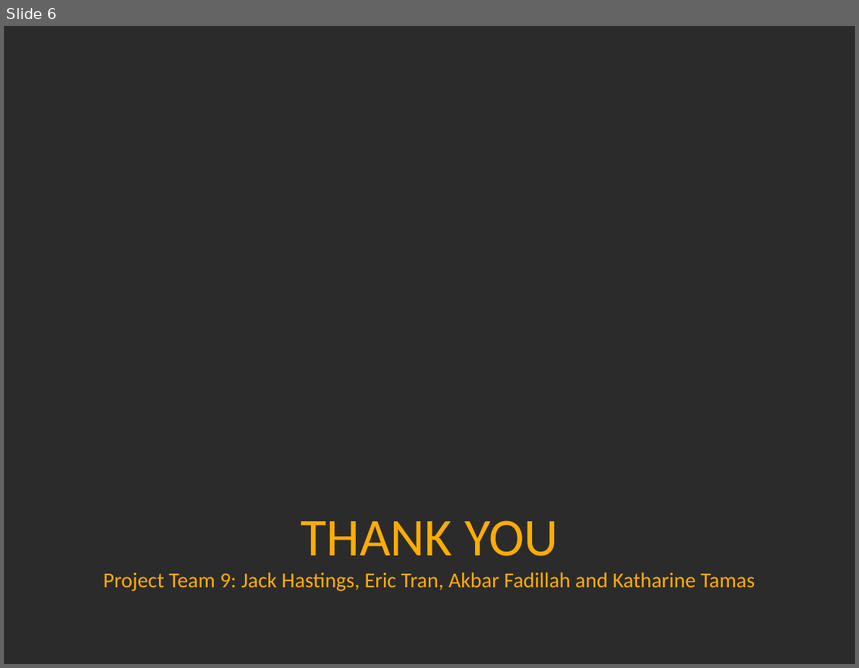
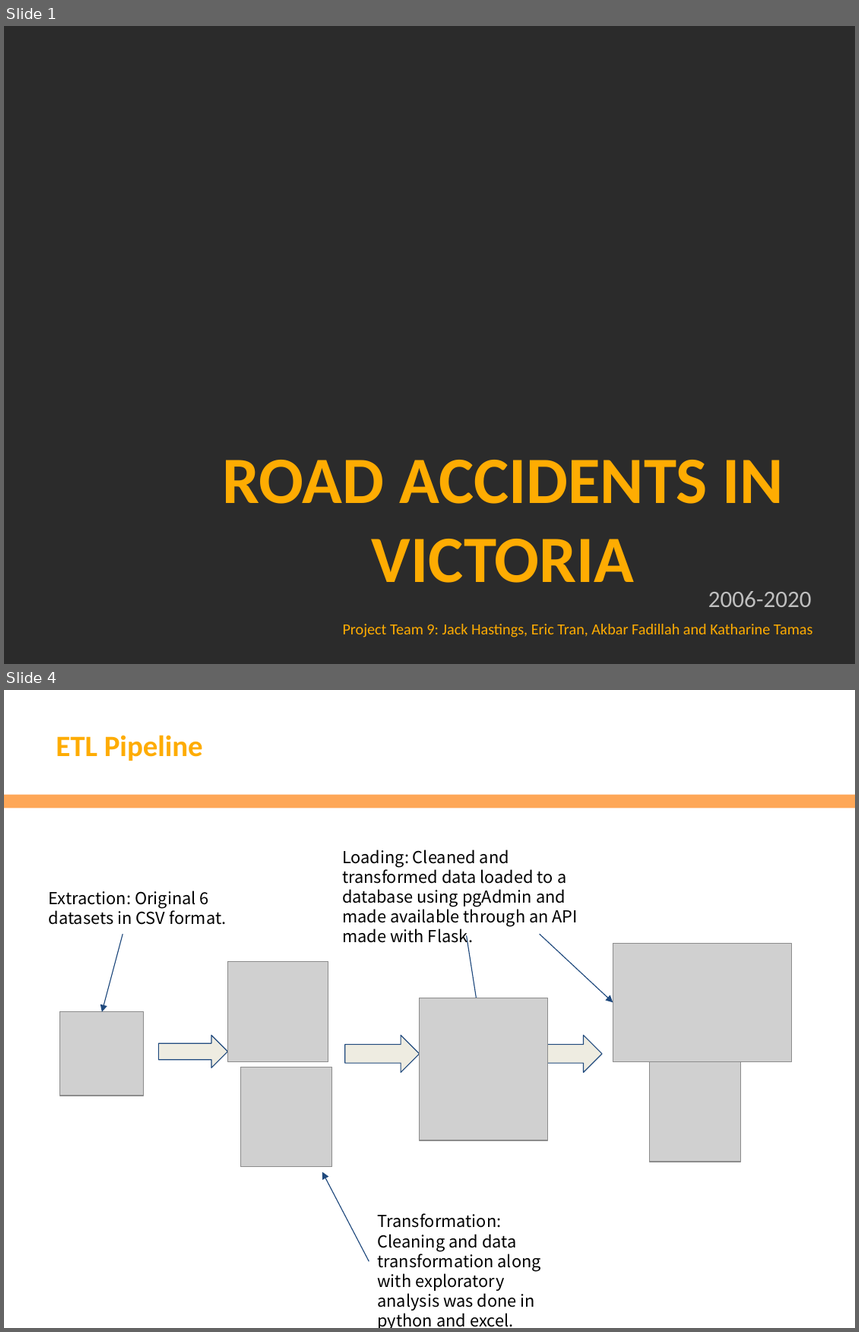
Before and after one commit to EricTran99/group-project-3, a slide deck: Presentation/Victoria Car Accident - Group 9 Project 3 Presentation.pptx. Shown one above the other, each under a label of ours: slide 6 before the commit, slides 1 and 4 after it; the slides between them are not shown. The pictures are 859x668 and 859x1332 pixels, drawn with LibreOffice and Linux fonts; fonts in the diff are those of the drawing; grey boxes stand for pictures; background and template pictures are left out; a plain dark background stands for a picture behind light text. Boxes give left, top, right and bottom in pixels: in the first picture for what was removed or moved away, otherwise in the second. Text is boxed around its words. In the diff, an @@ line names an element or a change of style, - is before the commit and + after.

```diff
--- a/Presentation/Victoria Car Accident - Group 9 Project 3 Presentation.pptx
+++ b/Presentation/Victoria Car Accident - Group 9 Project 3 Presentation.pptx
@@ slide 4 added at (x1=4, y1=690, x2=855, y2=1328), background #FFFFFF @@
@@ title added at (x1=56, y1=735, x2=203, y2=761), 25 pt, text #FEAC02, bold @@
+ETL Pipeline
@@ rectangle added at (x1=4, y1=795, x2=855, y2=809), fill #FEA757 @@
@@ text added at (x1=342, y1=850, x2=578, y2=947), 14 pt, text #000000 @@
+Loading: Cleaned and transformed data loaded to a database using pgAdmin and made available through an API made with Flask.
@@ text added at (x1=49, y1=891, x2=226, y2=925), 14 pt, text #000000 @@
+Extraction: Original 6 datasets in CSV format.
@@ arrow added from (123, 934) to (102, 1011), #1F497D 0.75 pt @@
@@ arrow added from (466, 936) to (478, 1011), #1F497D 0.75 pt @@
@@ arrow added from (539, 934) to (614, 1002), #1F497D 0.75 pt @@
@@ picture added at (x1=228, y1=961, x2=329, y2=1062) @@
@@ picture added at (x1=614, y1=943, x2=792, y2=1062) @@
@@ picture added at (x1=420, y1=998, x2=548, y2=1141) @@
@@ picture added at (x1=60, y1=1011, x2=144, y2=1095) @@
@@ right arrow added at (x1=159, y1=1036, x2=228, y2=1068), fill #EEECE1, outline #1F497D 0.75 pt @@
@@ right arrow added at (x1=345, y1=1036, x2=420, y2=1073), fill #EEECE1, outline #1F497D 0.75 pt @@
@@ right arrow added at (x1=533, y1=1036, x2=601, y2=1073), fill #EEECE1, outline #1F497D 0.75 pt @@
@@ picture added at (x1=240, y1=1067, x2=332, y2=1167) @@
@@ picture added at (x1=649, y1=1062, x2=740, y2=1161) @@
@@ arrow added from (369, 1262) to (322, 1173), #1F497D 0.75 pt @@
@@ text added at (x1=377, y1=1214, x2=541, y2=1328), 14 pt, text #000000 @@
+Transformation: Cleaning and data transformation along with exploratory analysis was done in python and excel.
@@ what was slide 6 is now slide 1 @@
@@ slide 1 changed as well @@
@@ title added at (x1=222, y1=460, x2=785, y2=583), 56 pt, text #FEAC02, bold @@
+ROAD ACCIDENTS IN VICTORIA
@@ text added at (x1=709, y1=591, x2=812, y2=607), 20 pt, text #BFBFBF @@
+2006-2020
@@ text "Project Team 9: Jack Hastings, ..." at (x1=343, y1=624, x2=813, y2=638): vertical alignment middle to top @@
@@ text at (x1=343, y1=624, x2=813, y2=638): text changed; size 18 to 13 pt @@
-THANK YOU
-Project Team 9: Jack Hastings, Eric Tran, Akbar Fadillah and Katharine Tamas
+Project Team 9: Jack Hastings, Eric Tran, Akbar Fadillah and Katharine Tamas
```
Also in this commit, not shown: 5 other slides added, 5 slides removed, 10 other files.
